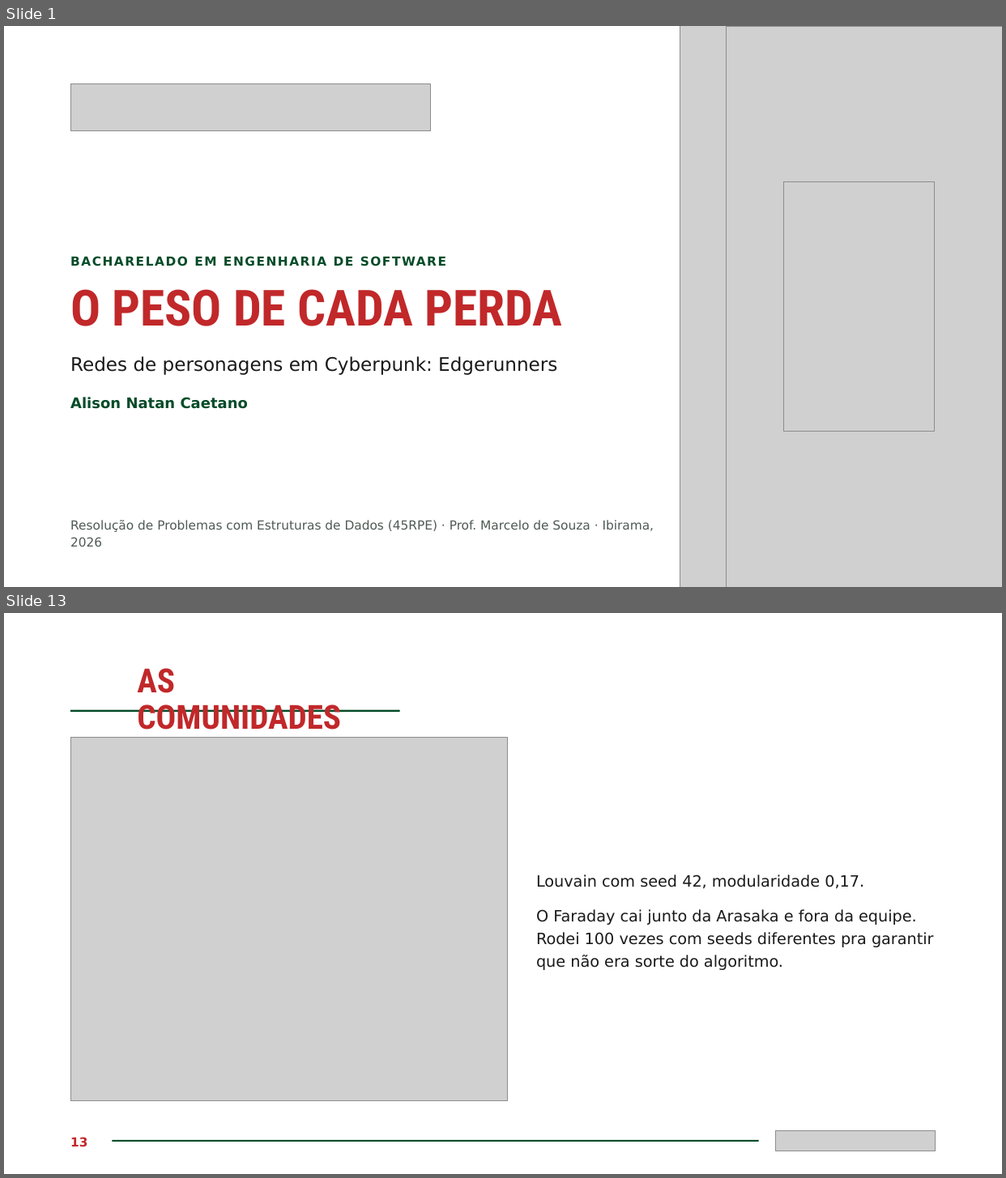
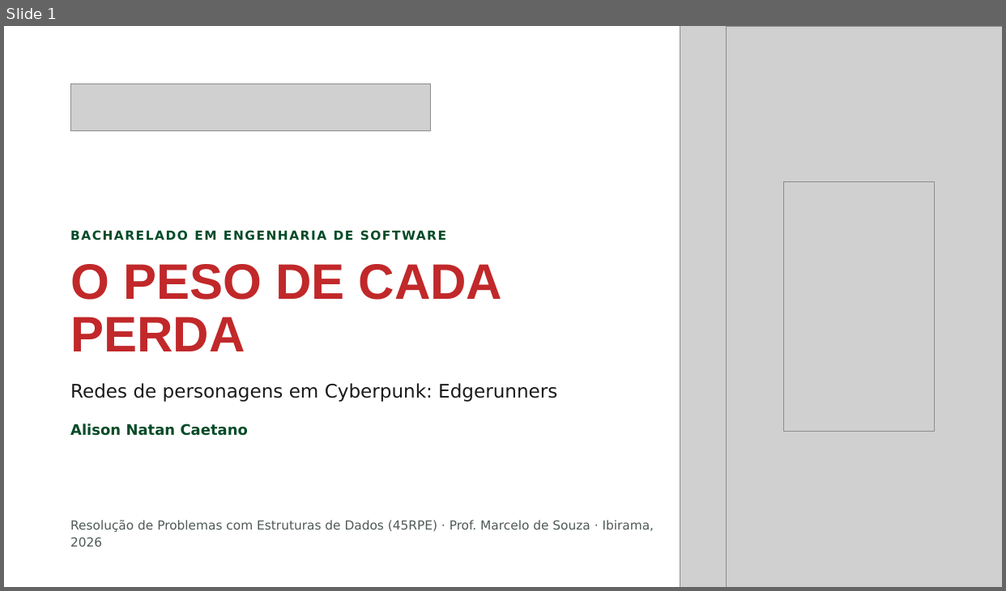
Before and after one commit to AlizonCaetano/dataset-cyberpunk, a slide deck: apresentacao.pptx. Shown one above the other, each under a label of ours: slides 1 and 13 before the commit, slide 1 after it; the slides between them are not shown. The pictures are 1006x1178 and 1006x591 pixels, drawn with LibreOffice and Linux fonts; fonts in the diff are those of the drawing; grey boxes stand for pictures. Boxes give left, top, right and bottom in pixels: in the first picture for what was removed or moved away, otherwise in the second. Text is boxed around its words. In the diff, an @@ line names an element or a change of style, - is before the commit and + after.

```diff
--- a/apresentacao.pptx
+++ b/apresentacao.pptx
@@ slide 13 removed at <box>4,613,1002,1174</box>, background #FFFFFF @@
@@ title removed at <box>137,668,341,738</box> @@
-AS COMUNIDADES
@@ line removed from (70, 711) to (400, 711) @@
@@ picture removed at <box>70,737,507,1101</box> @@
@@ text removed at <box>536,875,864,889</box> @@
-Louvain com seed 42, modularidade 0,17.
@@ text removed at <box>536,909,934,970</box> @@
-O Faraday cai junto da Arasaka e fora da equipe. Rodei 100 vezes com seeds diferentes pra garantir que não era sorte do algoritmo.
@@ text removed at <box>70,1137,87,1148</box> @@
-13
@@ rectangle removed at <box>112,1141,759,1142</box> @@
@@ picture removed at <box>776,1131,936,1152</box> @@
@@ slide 1 changed as well @@
@@ text "BACHARELADO EM ENGENHARIA DE SOFTWARE": place and size @@
-text "BACHARELADO EM ENGENHARIA DE SOFTWARE" at <box>194,256,446,267</box>
+text "BACHARELADO EM ENGENHARIA DE SOFTWARE" at <box>194,230,446,241</box>
@@ title "O PESO DE CADA PERDA": place and size @@
-title "O PESO DE CADA PERDA" at <box>70,289,562,327</box>
+title "O PESO DE CADA PERDA" at <box>70,264,503,352</box>
@@ title "O PESO DE CADA PERDA" at <box>70,264,503,352</box>: font Roboto Condensed to Arial @@
@@ text "Redes de personagens em Cyberpunk: ...": place and size @@
-text "Redes de personagens em Cyberpunk: ..." at <box>70,356,557,375</box>
+text "Redes de personagens em Cyberpunk: ..." at <box>70,383,557,402</box>
@@ text "Alison Natan Caetano": place and size @@
-text "Alison Natan Caetano" at <box>70,397,248,409</box>
+text "Alison Natan Caetano" at <box>70,424,248,436</box>
```
Also in this commit, not shown: 9 other slides changed, 20 slides added, 3 other slides removed.
